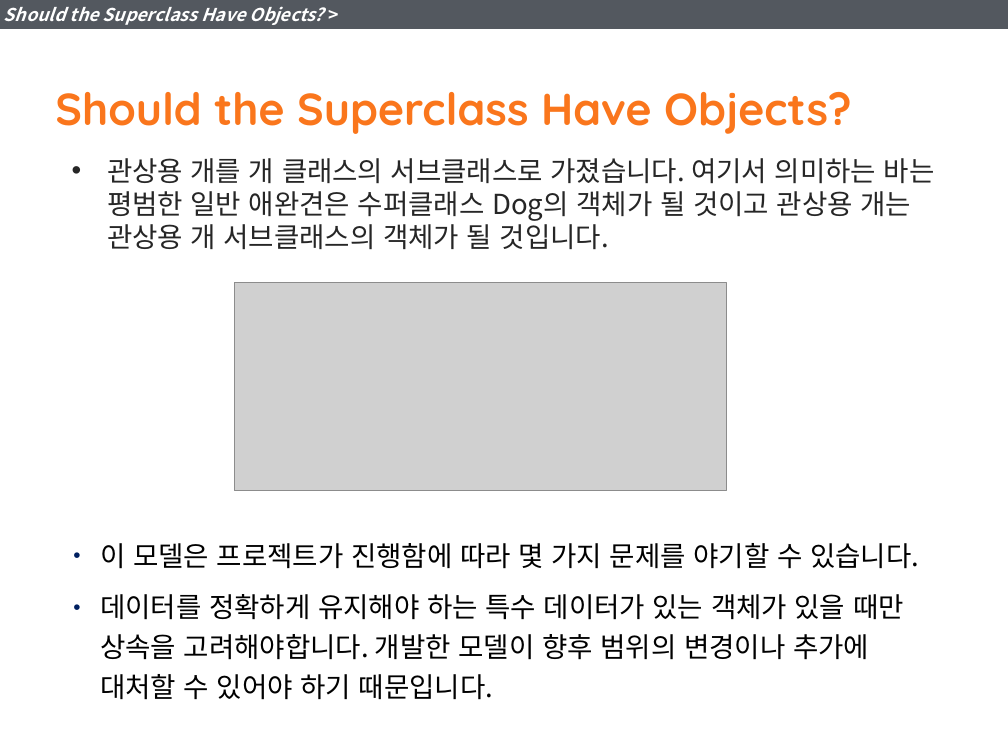
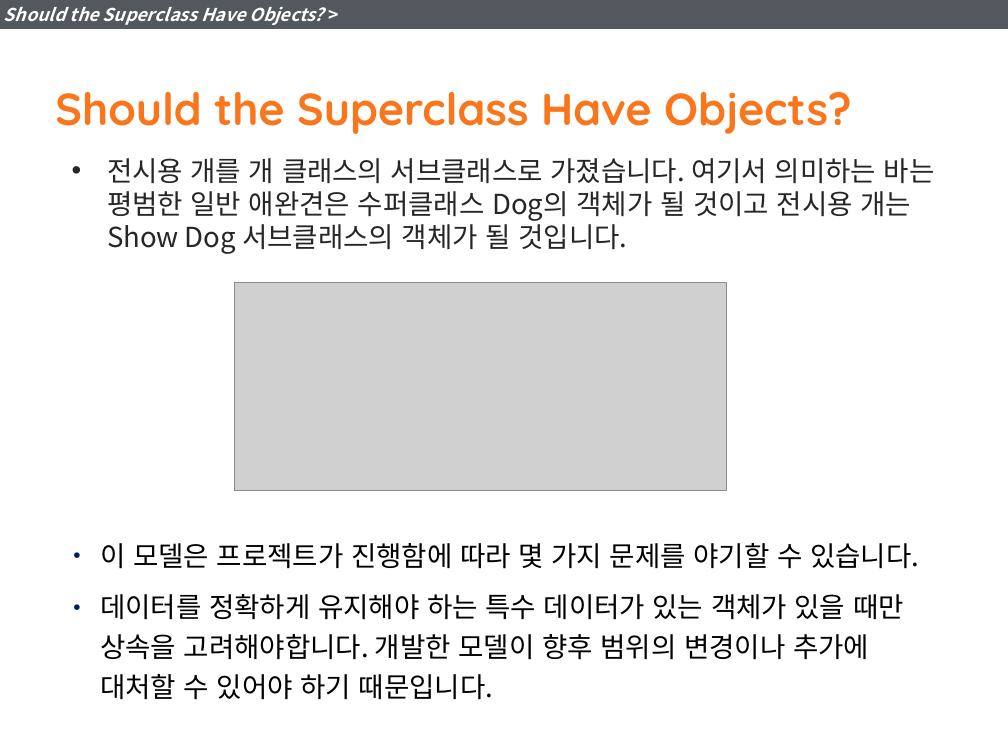
Before and after one commit to YoonJoon/KGarden, a slide deck: slide 25 of DBDesign/7_GeneralizationandSpecialization.pptx. Drawn at 1008x756 pixels with LibreOffice and Linux fonts; fonts in the diff are those of the drawing; grey boxes stand for pictures. Boxes give left, top, right and bottom in pixels: in the first picture for what was removed or moved away, otherwise in the second. Text is boxed around its words. In the diff, an @@ line names an element or a change of style, - is before the commit and + after.

Commit message:
correct typo errors

```diff
--- a/DBDesign/7_GeneralizationandSpecialization.pptx
+++ b/DBDesign/7_GeneralizationandSpecialization.pptx
@@ text at box(107, 158, 935, 254): text changed @@
-• 관상용 개를 개 클래스의 서브클래스로 가졌습니다. 여기서 의미하는 바는 평범한 일반 애완견은 수퍼클래스 Dog의 객체가 될 것이고 관상용 개는 관상용 개 서브클래스의 객체가 될 것입니다.
+• 전시용 개를 개 클래스의 서브클래스로 가졌습니다. 여기서 의미하는 바는 평범한 일반 애완견은 수퍼클래스 Dog의 객체가 될 것이고 전시용 개는 Show Dog 서브클래스의 객체가 될 것입니다.
```
Also in this commit, not shown: 12 other slides changed.
